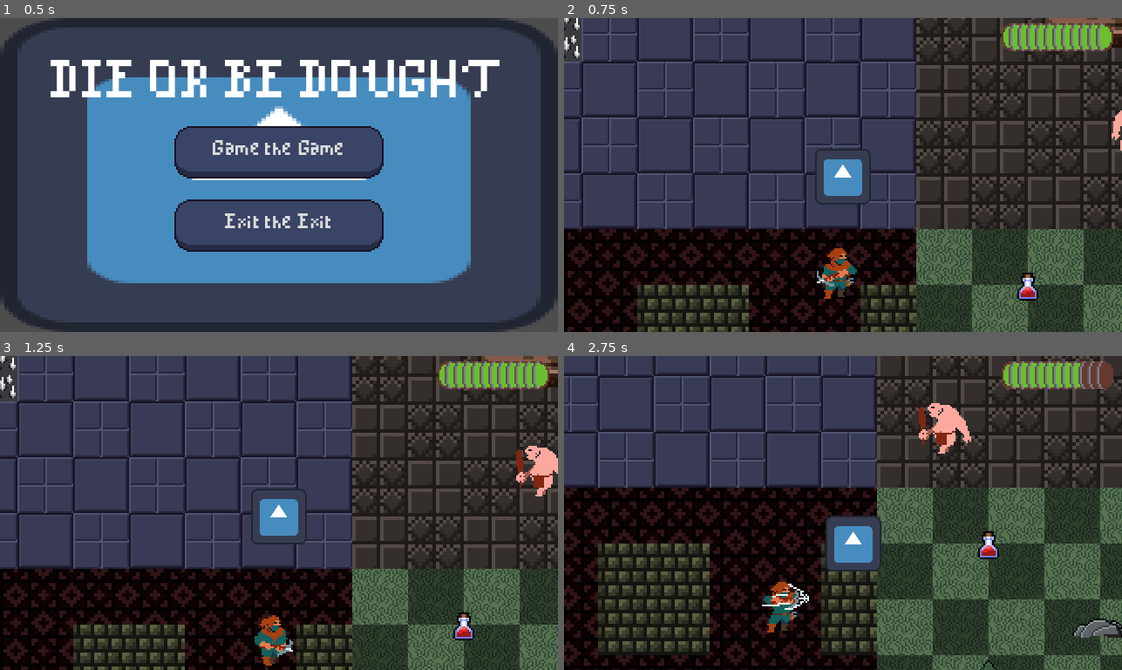
Above: before the commit, frames 1-4 (two rows, left to right).
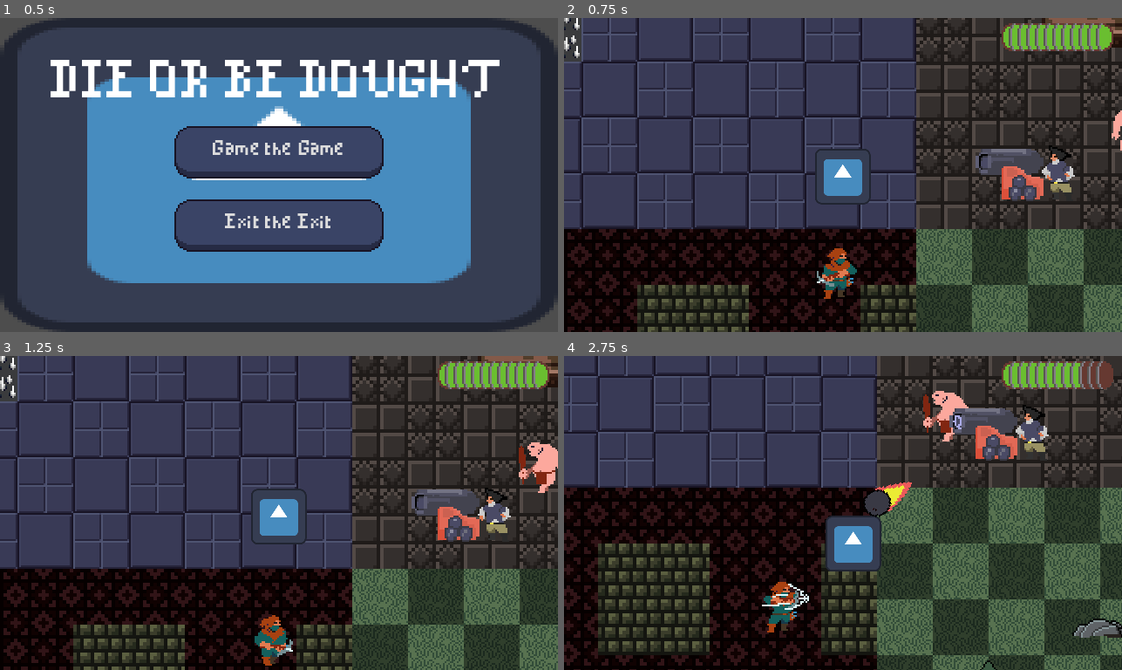
Above: after the commit, the same moments.

Repository: KxUgh/48h-game-jam-game
Game: Godot game, scene res://scenes/main_menu.tscn
The game is run twice, just before and just after one commit, with the same random seed, the same clock (stepped at 60 frames per second) and the same inputs. The engine's default icon, where the game draws it, is replaced by a stand-in: a white triangle on a blue panel in a dark square.
Inputs (mouse positions are in pixels of both pictures, inside the frame that each line leads up to):
- Up to frame 1 (0.5 s): no input
- Up to frame 2 (0.75 s): click "Game the Game" at 0.5 s
- Up to frame 3 (1.25 s): no input
- Up to frame 4 (2.75 s): move the mouse to (965, 497) at 1.27 s; hold D (right) 1.28-2.03 s; click (965, 497) at 1.35 s; move the mouse to (731, 528) at 2.02 s; hold S (down) from 2.03 s (still down); click (731, 528) at 2.1 s

Frame 1 is identical in both runs. In frame 2, 2.1% of the frame differs, in the area x 73-92%, y 40-90%; in frame 3, 2.5%; in frame 4, 3.5%, in the area x 53-87%, y 11-65%.

Commit message:
more canon events
fr

Diff:
--- /dev/null
+++ b/scenes/cannon.tscn
@@ -0,0 +1,8 @@
+[gd_scene load_steps=3 format=3 uid="uid://csh1ag7o72uyi"]
+
+[ext_resource type="Script" path="res://scripts/cannon.gd" id="1_lq7pi"]
+[ext_resource type="PackedScene" uid="uid://cl1f2pxxngx43" path="res://scenes/cannonball.tscn" id="2_6qbfw"]
+
+[node name="Cannon" type="Node2D"]
+script = ExtResource("1_lq7pi")
+shot = ExtResource("2_6qbfw")
--- /dev/null
+++ b/scenes/cannonball.tscn
@@ -0,0 +1,22 @@
+[gd_scene load_steps=4 format=3 uid="uid://cl1f2pxxngx43"]
+
+[ext_resource type="Script" path="res://scripts/cannonball.gd" id="1_eradc"]
+[ext_resource type="Texture2D" uid="uid://bfeftjb4y34we" path="res://assets/cannonball.png" id="2_83swe"]
+
+[sub_resource type="RectangleShape2D" id="RectangleShape2D_nwna2"]
+size = Vector2(6, 4)
+
+[node name="Cannonball" type="Area2D"]
+top_level = true
+collision_layer = 4
+collision_mask = 3
+script = ExtResource("1_eradc")
+speed = 500.0
+max_duration = 10.0
+
+[node name="CollisionShape2D" type="CollisionShape2D" parent="."]
+position = Vector2(12, 0)
+shape = SubResource("RectangleShape2D_nwna2")
+
+[node name="Sprite2D" type="Sprite2D" parent="."]
+texture = ExtResource("2_83swe")
--- a/scenes/cannoneer.tscn
+++ b/scenes/cannoneer.tscn
@@ -1,14 +1,155 @@
-[gd_scene format=3 uid="uid://daynbfj5kp5sm"]
+[gd_scene load_steps=21 format=3 uid="uid://kktxsuylt1vm"]
 
-[node name="Cannoneer" type="CharacterBody2D"]
-position = Vector2(13, 19)
+[ext_resource type="Script" path="res://scripts/archer.gd" id="1_v8oqm"]
+[ext_resource type="Texture2D" uid="uid://csb5h5hwq3d7j" path="res://assets/cannon_attack.png" id="2_npirs"]
+[ext_resource type="Texture2D" uid="uid://c1o37ademol7r" path="res://assets/cannon_hit.png" id="3_y5mvf"]
+[ext_resource type="Texture2D" uid="uid://peijt6xpripo" path="res://assets/cannon_idle.png" id="4_x8x1p"]
+[ext_resource type="PackedScene" uid="uid://csh1ag7o72uyi" path="res://scenes/cannon.tscn" id="6_1s78o"]
+
+[sub_resource type="AtlasTexture" id="AtlasTexture_bmq8c"]
+atlas = ExtResource("2_npirs")
+region = Rect2(0, 0, 64, 32)
+
+[sub_resource type="AtlasTexture" id="AtlasTexture_xali4"]
+atlas = ExtResource("2_npirs")
+region = Rect2(64, 0, 64, 32)
+
+[sub_resource type="AtlasTexture" id="AtlasTexture_lcvmi"]
+atlas = ExtResource("2_npirs")
+region = Rect2(128, 0, 64, 32)
+
+[sub_resource type="AtlasTexture" id="AtlasTexture_tk07u"]
+atlas = ExtResource("3_y5mvf")
+region = Rect2(0, 0, 64, 32)
+
+[sub_resource type="AtlasTexture" id="AtlasTexture_shlip"]
+atlas = ExtResource("3_y5mvf")
+region = Rect2(64, 0, 64, 32)
+
+[sub_resource type="AtlasTexture" id="AtlasTexture_6oie6"]
+atlas = ExtResource("3_y5mvf")
+region = Rect2(128, 0, 64, 32)
+
+[sub_resource type="AtlasTexture" id="AtlasTexture_rornx"]
+atlas = ExtResource("3_y5mvf")
+region = Rect2(192, 0, 64, 32)
+
+[sub_resource type="AtlasTexture" id="AtlasTexture_qqse8"]
+atlas = ExtResource("4_x8x1p")
+region = Rect2(0, 0, 64, 32)
+
+[sub_resource type="AtlasTexture" id="AtlasTexture_43y6s"]
+atlas = ExtResource("4_x8x1p")
+region = Rect2(64, 0, 64, 32)
+
+[sub_resource type="AtlasTexture" id="AtlasTexture_ery57"]
+atlas = ExtResource("4_x8x1p")
+region = Rect2(128, 0, 64, 32)
+
+[sub_resource type="AtlasTexture" id="AtlasTexture_3r4jd"]
+atlas = ExtResource("4_x8x1p")
+region = Rect2(0, 0, 64, 32)
+
+[sub_resource type="AtlasTexture" id="AtlasTexture_fqaav"]
+atlas = ExtResource("4_x8x1p")
+region = Rect2(64, 0, 64, 32)
+
+[sub_resource type="AtlasTexture" id="AtlasTexture_ne2gt"]
+atlas = ExtResource("4_x8x1p")
+region = Rect2(128, 0, 64, 32)
+
+[sub_resource type="SpriteFrames" id="SpriteFrames_8jxr7"]
+animations = [{
+"frames": [{
+"duration": 1.0,
+"texture": SubResource("AtlasTexture_bmq8c")
+}, {
+"duration": 1.0,
+"texture": SubResource("AtlasTexture_xali4")
+}, {
+"duration": 1.0,
+"texture": SubResource("AtlasTexture_lcvmi")
+}],
+"loop": false,
+"name": &"attack",
+"speed": 5.0
+}, {
+"frames": [{
+"duration": 1.0,
+"texture": SubResource("AtlasTexture_tk07u")
+}, {
+"duration": 1.0,
+"texture": SubResource("AtlasTexture_shlip")
+}, {
+"duration": 1.0,
+"texture": SubResource("AtlasTexture_6oie6")
+}, {
+"duration": 1.0,
+"texture": SubResource("AtlasTexture_rornx")
+}],
+"loop": false,
+"name": &"hit",
+"speed": 7.0
+}, {
+"frames": [{
+"duration": 1.0,
+"texture": SubResource("AtlasTexture_qqse8")
+}, {
+"duration": 1.0,
+"texture": SubResource("AtlasTexture_43y6s")
+}, {
+"duration": 1.0,
+"texture": SubResource("AtlasTexture_ery57")
+}],
+"loop": true,
+"name": &"idle",
+"speed": 5.0
+}, {
+"frames": [{
+"duration": 1.0,
+"texture": SubResource("AtlasTexture_3r4jd")
+}, {
+"duration": 1.0,
+"texture": SubResource("AtlasTexture_fqaav")
+}, {
+"duration": 1.0,
+"texture": SubResource("AtlasTexture_ne2gt")
+}],
+"loop": true,
+"name": &"walk",
+"speed": 5.0
+}]
+
+[sub_resource type="RectangleShape2D" id="RectangleShape2D_1r14k"]
+
+[node name="Cannoneer" type="CharacterBody2D" node_paths=PackedStringArray("nav_agent", "nav_timer", "sprite", "bow") groups=["Enemies"]]
+collision_layer = 4
+collision_mask = 3
+script = ExtResource("1_v8oqm")
+nav_agent = NodePath("NavigationAgent2D")
+nav_timer = NodePath("Timer")
+sprite = NodePath("AnimatedSprite2D")
+bow = NodePath("Cannon")
+desired_distance = 100.0
+speed = 40.0
+max_health = 5.0
+attack_cooldown = 2.0
+damage_delay = 1.0
 
 [node name="AnimatedSprite2D" type="AnimatedSprite2D" parent="."]
+sprite_frames = SubResource("SpriteFrames_8jxr7")
+animation = &"walk"
+autoplay = "idle"
 
 [node name="CollisionShape2D" type="CollisionShape2D" parent="."]
-
-[node name="Cannon" type="Node2D" parent="."]
+shape = SubResource("RectangleShape2D_1r14k")
 
 [node name="NavigationAgent2D" type="NavigationAgent2D" parent="."]
+avoidance_enabled = true
 
 [node name="Timer" type="Timer" parent="."]
+wait_time = 0.25
+autostart = true
+
+[node name="Cannon" parent="." node_paths=PackedStringArray("weapon_owner") instance=ExtResource("6_1s78o")]
+weapon_owner = NodePath("..")
--- /dev/null
+++ b/scenes/cannoneer_spawner.tscn
@@ -0,0 +1,8 @@
+[gd_scene load_steps=3 format=3 uid="uid://cyviaylrxbsqr"]
+
+[ext_resource type="Script" path="res://scripts/spawner.gd" id="1_xkm2o"]
+[ext_resource type="PackedScene" uid="uid://kktxsuylt1vm" path="res://scenes/cannoneer.tscn" id="2_ugmwb"]
+
+[node name="CannoneerSpawner" type="Node2D"]
+script = ExtResource("1_xkm2o")
+scene_to_spawn = ExtResource("2_ugmwb")
--- a/scenes/main.tscn
+++ b/scenes/main.tscn
@@ -13,10 +13,12 @@
 [ext_resource type="PackedScene" path="res://scenes/health_pickup.tscn" id="5_u1lpl"]
 [ext_resource type="Texture2D" uid="uid://txd3dsmwsatl" path="res://assets/dungeontemple/B32x32.png" id="5_uvg6y"]
 [ext_resource type="Texture2D" uid="uid://chescnt1putfh" path="res://assets/futuretileset.png" id="6_ioanc"]
-[ext_resource type="PackedScene" uid="uid://bqwlx6l8fu1i4" path="res://scenes/caveman_spawner.tscn" id="7_eafu8"]
-[ext_resource type="PackedScene" uid="uid://b3458n03htj8j" path="res://scenes/archer_spawner.tscn" id="8_i1d3c"]
+[ext_resource type="PackedScene" path="res://scenes/caveman_spawner.tscn" id="7_eafu8"]
+[ext_resource type="PackedScene" uid="uid://cv04oau5k6h22" path="res://scenes/archer_spawner.tscn" id="8_i1d3c"]
 [ext_resource type="PackedScene" uid="uid://dljdaakwoupl3" path="res://scenes/archer.tscn" id="9_iih70"]
+[ext_resource type="PackedScene" uid="uid://cyviaylrxbsqr" path="res://scenes/cannoneer_spawner.tscn" id="9_j2t2v"]
 [ext_resource type="PackedScene" uid="uid://b6k18m1n1bsu7" path="res://scenes/health_bar.tscn" id="10_jvini"]
+[ext_resource type="PackedScene" uid="uid://kktxsuylt1vm" path="res://scenes/cannoneer.tscn" id="18_6218l"]
 
 [sub_resource type="NavigationPolygon" id="NavigationPolygon_yyi8j"]
 vertices = PackedVector2Array(16, 16, -16, 16, -16, -16, 16, -16)
@@ -791,6 +793,10 @@
 scenes/2/display_placeholder = ExtResource("7_eafu8")
 scenes/3/scene = ExtResource("8_i1d3c")
 scenes/3/display_placeholder = ExtResource("8_i1d3c")
+scenes/4/scene = ExtResource("9_j2t2v")
+scenes/4/display_placeholder = ExtResource("9_j2t2v")
+scenes/5/scene = ExtResource("5_u1lpl")
+scenes/5/display_placeholder = ExtResource("5_u1lpl")
 
 [sub_resource type="NavigationPolygon" id="NavigationPolygon_mj60d"]
 
@@ -1015,12 +1021,17 @@
 metadata/_edit_lock_ = true
 
 [node name="EnemyWave1" type="TileMapLayer" parent="TileMaps"]
-tile_map_data = PackedByteArray("AAD6//z/AgAAAAAAAgD5//z/AgAAAAAAAgA=")
+tile_map_data = PackedByteArray("AAD6//z/AgAAAAAAAgD5//z/AgAAAAAAAgDy/wsAAgAAAAAABQABAAQAAgAAAAAAAgACAAIAAgAAAAAAAgA=")
 tile_set = SubResource("TileSet_jkjmu")
 metadata/_edit_lock_ = true
 
 [node name="EnemyWave2" type="TileMapLayer" parent="TileMaps"]
-tile_map_data = PackedByteArray("AAD5/wQAAgAAAAAAAwD6/wQAAgAAAAAAAwA=")
+tile_map_data = PackedByteArray("AAABAPv/AgAAAAAAAwAHAP3/AgAAAAAAAwA=")
+tile_set = SubResource("TileSet_jkjmu")
+metadata/_edit_lock_ = true
+
+[node name="EnemyWave3" type="TileMapLayer" parent="TileMaps"]
+tile_map_data = PackedByteArray("AADv/wMAAgAAAAAABAD2/woAAgAAAAAABAA=")
 tile_set = SubResource("TileSet_jkjmu")
 metadata/_edit_lock_ = true
 
@@ -1038,9 +1049,6 @@
 [node name="Caveman" parent="." instance=ExtResource("2_to06s")]
 position = Vector2(63, -28)
 
-[node name="HealthPickup" parent="." instance=ExtResource("5_u1lpl")]
-position = Vector2(0, 65)
-
 [node name="Archer" parent="." instance=ExtResource("9_iih70")]
 position = Vector2(-109, 57)
 
@@ -1078,3 +1086,5 @@
 
 [node name="CollisionShape2D" type="CollisionShape2D" parent="WorldBorder4"]
 shape = SubResource("WorldBoundaryShape2D_8qbjn")
+
+[node name="Cannoneer" parent="." instance=ExtResource("18_6218l")]
--- /dev/null
+++ b/scripts/cannon.gd
@@ -0,0 +1,10 @@
+extends Weapon
+
+@export var shot: PackedScene
+
+func attack(origin_position: Vector2, target_position: Vector2) -> void:
+	var angle: float = origin_position.angle_to_point(target_position)
+	var shot_instance: Attack = init_attack(shot)
+	shot_instance.rotation = angle
+	shot_instance.position = origin_position
+	add_child(shot_instance)
--- /dev/null
+++ b/scripts/cannonball.gd
@@ -0,0 +1,17 @@
+extends Attack
+
+@export var speed: float
+@export var max_duration: float
+
+@onready var duration: float = 0
+
+func _physics_process(delta: float) -> void:
+	duration += delta
+	var direction: Vector2 = Vector2(cos(rotation),sin(rotation)).normalized()
+	position += speed * direction * delta
+	if duration > max_duration:
+		queue_free()
+
+func _on_body_entered(body: Node2D) -> void:
+	super(body)
+	queue_free()
--- a/scripts/caveman.gd
+++ b/scripts/caveman.gd
@@ -27,7 +27,7 @@
 		nav_agent.set_velocity(Vector2.ZERO)
 
 	if velocity.x != 0:
-		sprite.scale.x = sign(velocity.x)
+		sprite.scale.x = sign(target.position.x-position.x)
 
 	if velocity.length() > 0:
 		request_animation_change("walk")
Not shown: 1 places in scenes/archer_spawner.tscn that only renumber resources
Not shown: 1 places in scenes/main.tscn that only renumber resources
